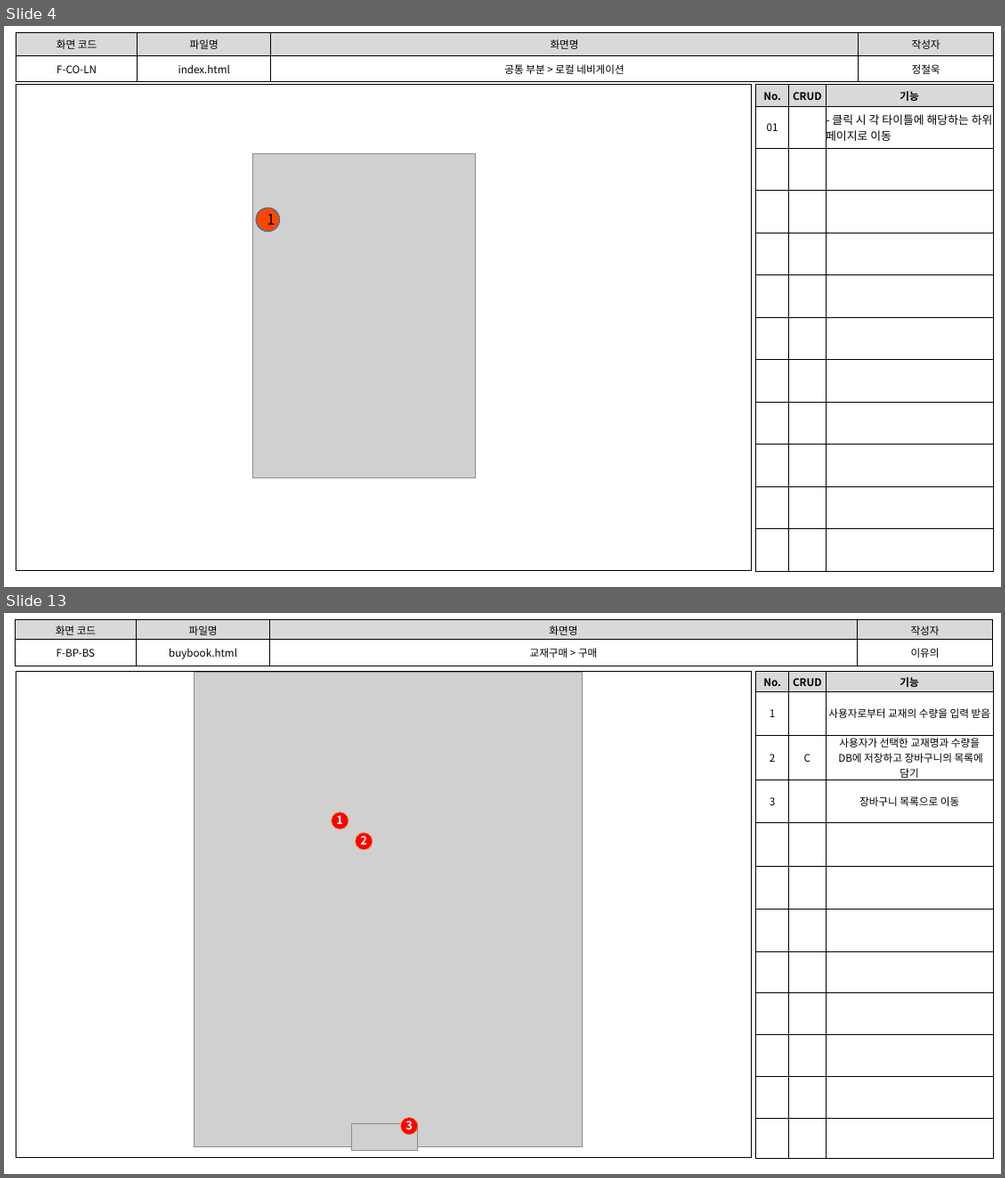
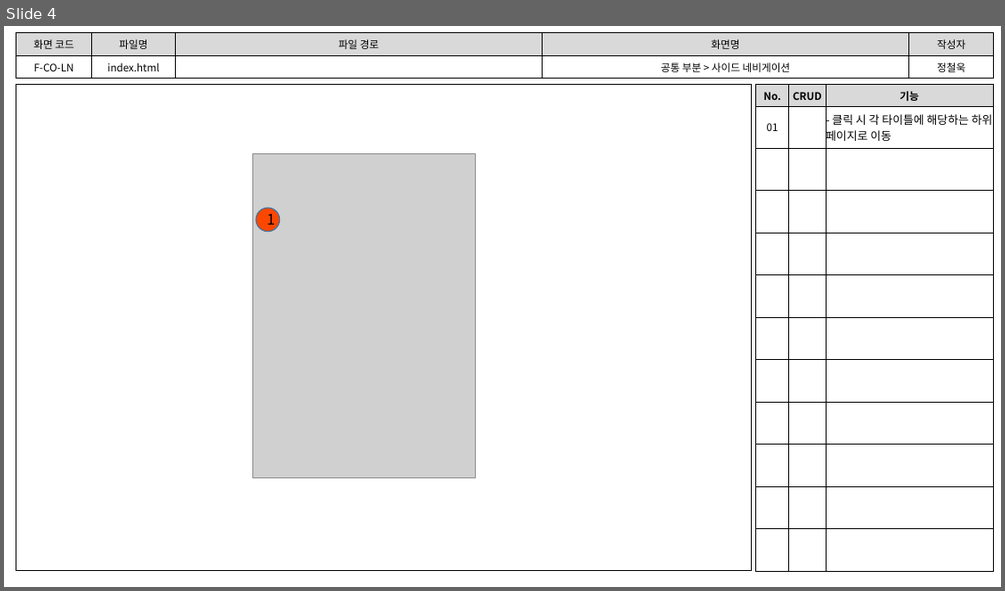
Before and after one commit to index506/cosmo6th_3thGroup, a slide deck: Text/개인문서/3th_Project_화면 설계도(정철욱).pptx. Shown one above the other, each under a label of ours: slides 4 and 13 before the commit, slide 4 after it; the slides between them are not shown. The pictures are 1005x1178 and 1005x591 pixels, drawn with LibreOffice and Linux fonts; fonts in the diff are those of the drawing; grey boxes stand for pictures. Boxes give left, top, right and bottom in pixels: in the first picture for what was removed or moved away, otherwise in the second. Text is boxed around its words. In the diff, an @@ line names an element or a change of style, - is before the commit and + after.

Commit message:
화면 설계도 수정

```diff
--- a/Text/개인문서/3th_Project_화면 설계도(정철욱).pptx
+++ b/Text/개인문서/3th_Project_화면 설계도(정철욱).pptx
@@ slide 13 removed at [4, 613, 1001, 1174], background #FFFFFF @@
@@ table removed at [16, 620, 994, 666], 2 rows, 4 columns @@
-화면 코드 | 파일명 | 화면명 | 작성자
-F-BP-BS | buybook.html | 교재구매 > 구매 | 이유의
@@ rectangle removed at [16, 672, 752, 1158] @@
@@ table removed at [756, 672, 994, 1157], 12 rows, 3 columns @@
-No. | CRUD | 기능
-1 |  | 사용자로부터 교재의 수량을 입력 받음
-2 | C | 사용자가 선택한 교재명과 수량을 / DB에 저장하고 장바구니의 목록에 담기
-3 |  | 장바구니 목록으로 이동
- |  | 
- |  | 
- |  | 
- |  | 
- |  | 
- |  | 
- |  | 
- |  | 
@@ group removed at [194, 672, 582, 1151]: 3 ellipses, 3 texts, 2 pictures @@
-1
-2
-3
@@ slide 4 changed as well @@
@@ table at [16, 33, 995, 76] @@
-column 3: 화면명 | 공통 부분 > 로컬 네비게이션
+column 3: 파일 경로 | 
+column 4: 화면명 | 공통 부분 > 사이드 네비게이션
```
Also in this commit, not shown: 3 other slides changed, 18 other slides removed, 1 other file.
